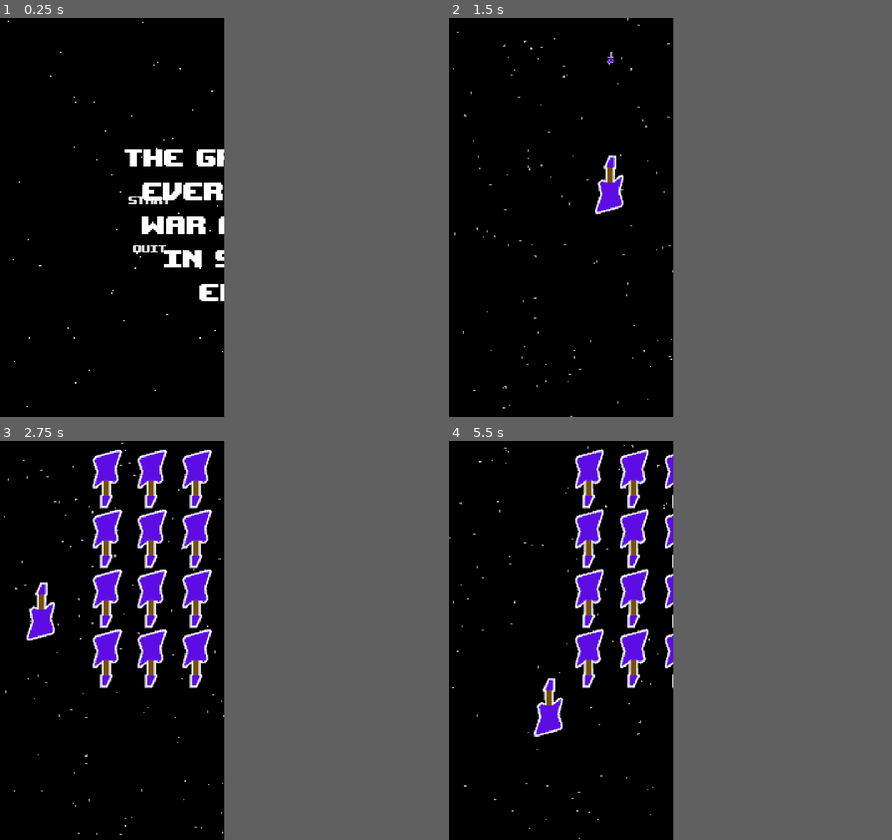
Above: before the commit, frames 1-4 (two rows, left to right).
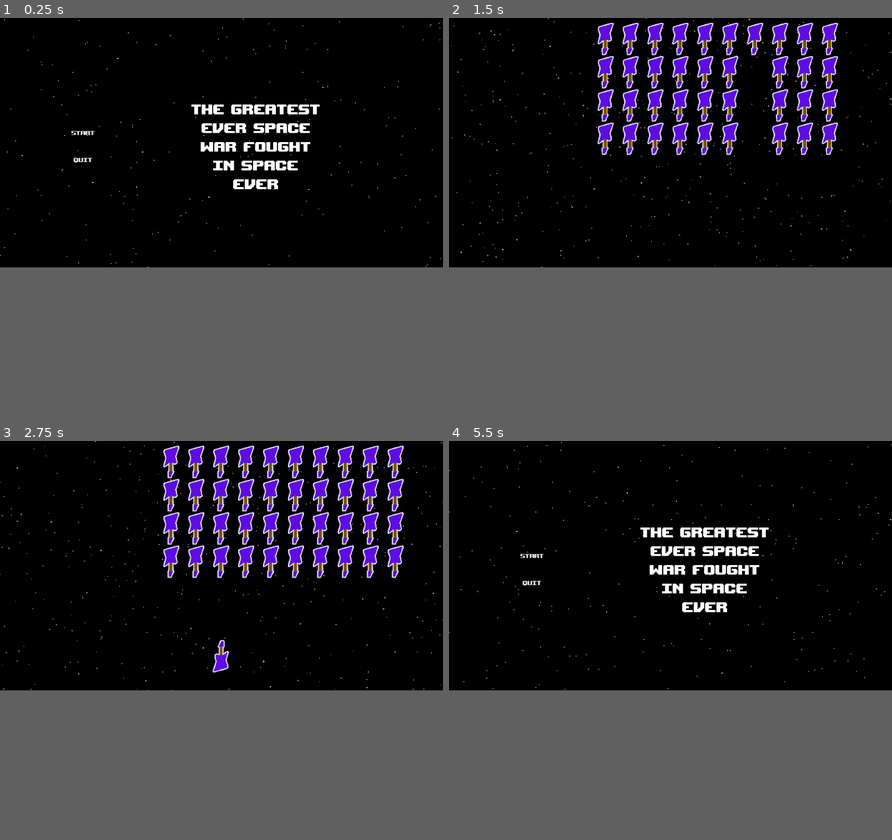
Above: after the commit, the same moments.

Repository: BanBanHotrod/space-invaders
Game: Godot game, scene res://menus/main_menu/MainMenu.tscn
Same seed, same stepped clock (60 frames per second), same inputs: the game is played once before the commit and once after it. Sound files missing from this copy of the repository are replaced by a short silence.
Inputs (mouse positions are in pixels of both pictures, inside the frame that each line leads up to):
- Up to frame 1 (0.25 s): no input
- Up to frame 2 (1.5 s): click "Start" at 0.5 s; move the mouse to (608, 197) at 1.27 s; press the mouse at (608, 197) at 1.28 s; hold D (move_right) from 1.28 s (still down)
- Up to frame 3 (2.75 s): release D (move_right) at 2 s; release the mouse at (159, 620) at 2 s; click (39, 624) at 2 s, where only the run after the commit has a clickable "Start"
- Up to frame 4 (5.5 s): move the mouse to (515, 660) at 2.77 s; hold S (move_down) 2.78-3.5 s; click (515, 660) at 2.85 s; click (599, 620) at 3.5 s, where only the run before the commit has a clickable "Start"; move the mouse to (581, 552) at 4.27 s; press the mouse at (581, 552) at 4.28 s; hold D (move_right) 4.28-5.03 s; move the mouse to (550, 720) at 5.02 s; release the mouse at (550, 720) at 5.03 s; hold W (move_up) from 5.03 s (still down); click (550, 720) at 5.1 s
In our replay, the window is 405x720 before the commit and 800x450 after it. These sizes can differ from the game's own. Grey fills any space a smaller window leaves; there, only what the larger window draws over its background counts as a difference.

The runs differ from the first frame. In frame 1, 4.4% of the frame differs, in the area x 0-100%, y 0-98%; in frame 2, 7.9%; in frame 3, 15%, in the area x 0-100%, y 0-99%; in frame 4, 8.0%.

Commit message:
Updates project file

Diff:
--- a/project.godot
+++ b/project.godot
@@ -9,7 +9,7 @@
 config_version=4
 
 _global_script_classes=[ {
-"base": "Area",
+"base": "Spatial",
 "class": "Enemy",
 "language": "GDScript",
 "path": "res://actors/enemies/Enemy.gd"
@@ -24,25 +24,10 @@
 "language": "GDScript",
 "path": "res://actors/players/Player.gd"
 }, {
-"base": "State",
-"class": "PlayerState",
-"language": "GDScript",
-"path": "res://actors/players/states/PlayerState.gd"
-}, {
 "base": "Area",
 "class": "Projectile",
 "language": "GDScript",
 "path": "res://entities/projectiles/Projectile.gd"
-}, {
-"base": "Node",
-"class": "State",
-"language": "GDScript",
-"path": "res://state_machine/State.gd"
-}, {
-"base": "Node",
-"class": "StateMachine",
-"language": "GDScript",
-"path": "res://state_machine/StateMachine.gd"
 }, {
 "base": "Spatial",
 "class": "Weapon",
@@ -53,10 +38,7 @@
 "Enemy": "",
 "EnemyState": "",
 "Player": "",
-"PlayerState": "",
 "Projectile": "",
-"State": "",
-"StateMachine": "",
 "Weapon": ""
 }
 
@@ -71,8 +53,8 @@
 
 [display]
 
-window/size/width=360
-window/size/height=640
+window/size/width=1280
+window/size/height=720
 window/size/test_width=720
 window/size/test_height=720
 window/handheld/orientation="portrait"
@@ -115,7 +97,6 @@
 3d_physics/layer_4="Obstacle"
 3d_physics/layer_5="Pickup"
 3d_physics/layer_6="EnemyProjectile"
-3d_physics/layer_7="EnemyGroup"
 
 [physics]
 
@@ -125,5 +106,6 @@
 
 quality/filters/anisotropic_filter_level=1
 quality/filters/use_nearest_mipmap_filter=true
+environment/default_clear_color=Color( 0.301961, 0.301961, 0.301961, 1 )
 environment/default_environment="res://default_env.tres"
 quality/dynamic_fonts/use_oversampling=false
